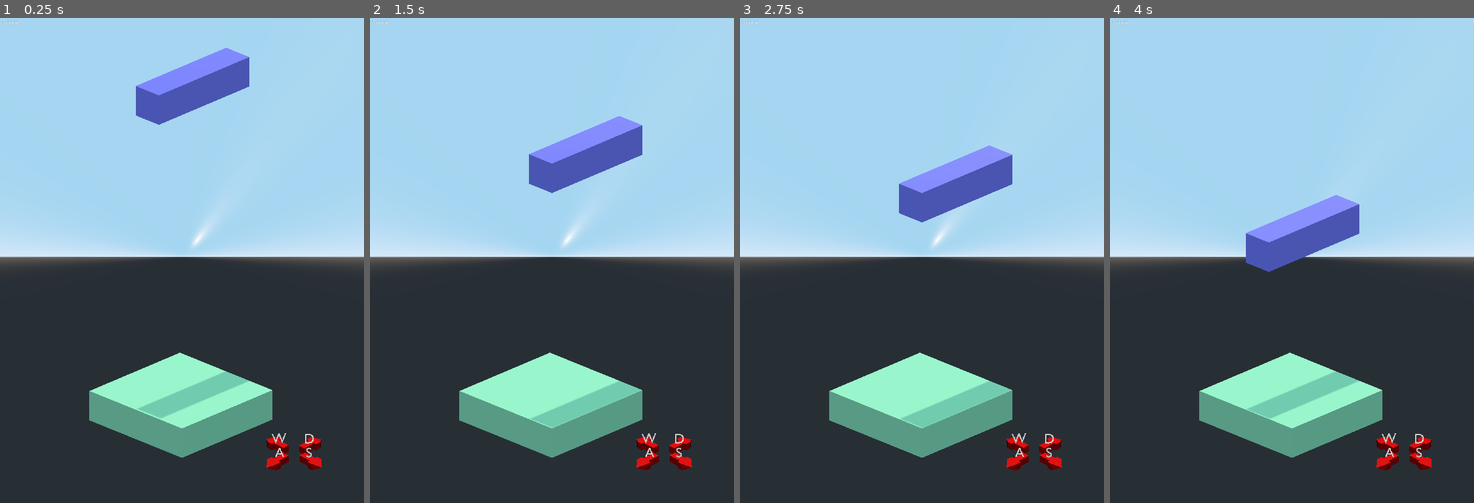
Above: before the commit, frames 1-4 (left to right).
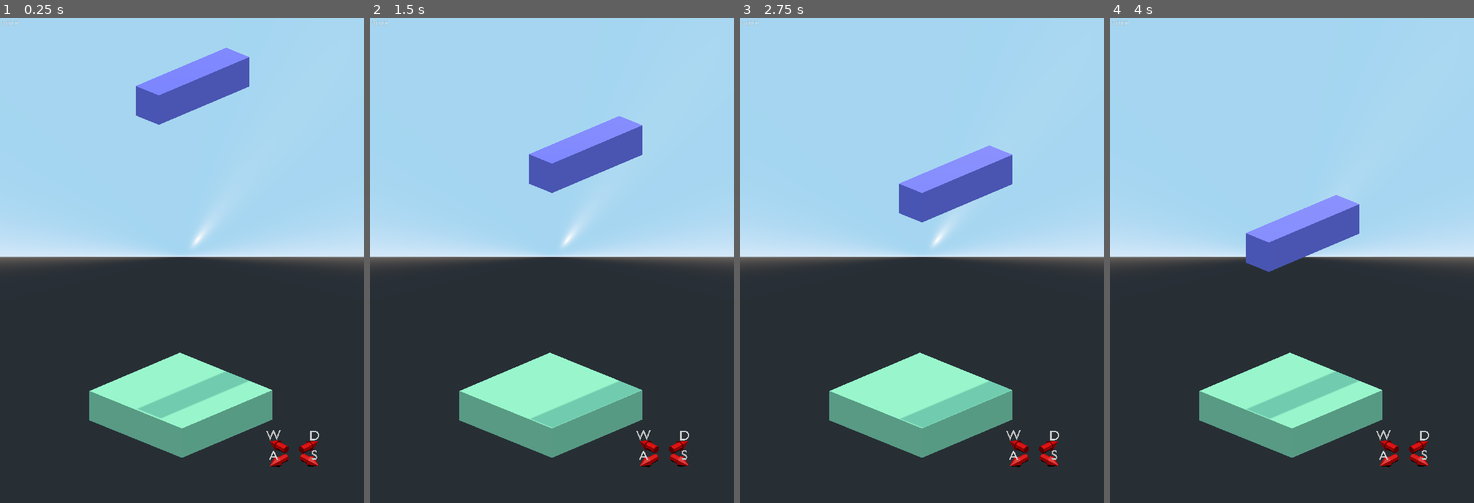
Above: after the commit, the same moments.

Repository: minifigmaster125/3DTetris
Game: Godot game, scene res://Main.tscn
Two runs of this game, one before a commit and one after it. Both use one fixed random seed, a clock stepped at 60 frames per second and the inputs below.
Inputs (mouse positions are in pixels of both pictures, inside the frame that each line leads up to):
- Up to frame 1 (0.25 s): no input
- Up to frame 2 (1.5 s): tap Enter at 0.5 s; move the mouse to (632, 236) at 0.52 s; hold D (right) 0.53-1.28 s; tap Space at 1.25 s; move the mouse to (479, 284) at 1.27 s; hold S (down) from 1.28 s (still down)
- Up to frame 3 (2.75 s): tap Enter at 2 s; move the mouse to (958, 153) at 2.02 s; release S (down) at 2.03 s; hold D (right) from 2.03 s (still down)
- Up to frame 4 (4 s): tap Space at 2.75 s; move the mouse to (1273, 357) at 2.77 s; release D (right) at 2.78 s; hold W (up) 2.78-3.53 s; tap Enter at 3.5 s; move the mouse to (1401, 333) at 3.52 s; hold A (left) from 3.53 s (still down)

The runs differ from the first frame. In frame 1, 0.5% of the frame differs, in the area x 73-89%, y 85-94%; in frame 2, 0.5%; in frame 3, 0.5%; in frame 4, 0.5%.

Commit message:
change arrow type

Diff:
--- a/HeadingDisplay.tscn
+++ b/HeadingDisplay.tscn
@@ -36,13 +36,13 @@
 [node name="Tween" type="Tween" parent="Pivot"]
 
 [node name="w_key" parent="Pivot" instance=ExtResource( 3 )]
-transform = Transform( 0.348438, -0.147256, 0.326213, 0.00913002, 0.458781, 0.197346, -0.357793, -0.131699, 0.32272, -0.7337, 0.161529, 0.0481464 )
+transform = Transform( 0.348438, -0.147256, 0.326213, 0.00913002, 0.458781, 0.197346, -0.357793, -0.131699, 0.32272, -1.02223, 0.161529, 0.0400565 )
 
 [node name="s_key" parent="Pivot" instance=ExtResource( 4 )]
-transform = Transform( 0.336035, -0.124552, 0.348665, 0, 0.470859, 0.168203, -0.370244, -0.113044, 0.31645, 0.698451, 0.162, -0.0410404 )
+transform = Transform( 0.336035, -0.124552, 0.348665, 0, 0.470859, 0.168203, -0.370244, -0.113044, 0.31645, 0.950568, 0.162, -0.0627849 )
 
 [node name="d_key" parent="Pivot" instance=ExtResource( 5 )]
-transform = Transform( 0.360954, -0.176777, 0.297426, 0.00612967, 0.433013, 0.249925, -0.34594, -0.176777, 0.314763, 0.0379539, 0.162, -0.696608 )
+transform = Transform( 0.360954, -0.176777, 0.297426, 0.00612967, 0.433013, 0.249925, -0.34594, -0.176777, 0.314763, 0.0217744, 0.162, -0.977048 )
 
 [node name="a_key" parent="Pivot" instance=ExtResource( 6 )]
-transform = Transform( 0.353553, -0.176777, 0.306186, 0, 0.433013, 0.25, -0.353553, -0.176777, 0.306186, -0.0556557, 0.162, 0.706695 )
+transform = Transform( 0.353553, -0.176777, 0.306186, 0, 0.433013, 0.25, -0.353553, -0.176777, 0.306186, -0.0684928, 0.162, 1.00195 )
Binary file changed: arrow.glb
Not shown, changed: arrow.blend
Not shown, changed: arrow.blend1
Not shown, changed: key.blend
Not shown, changed: key.blend1
